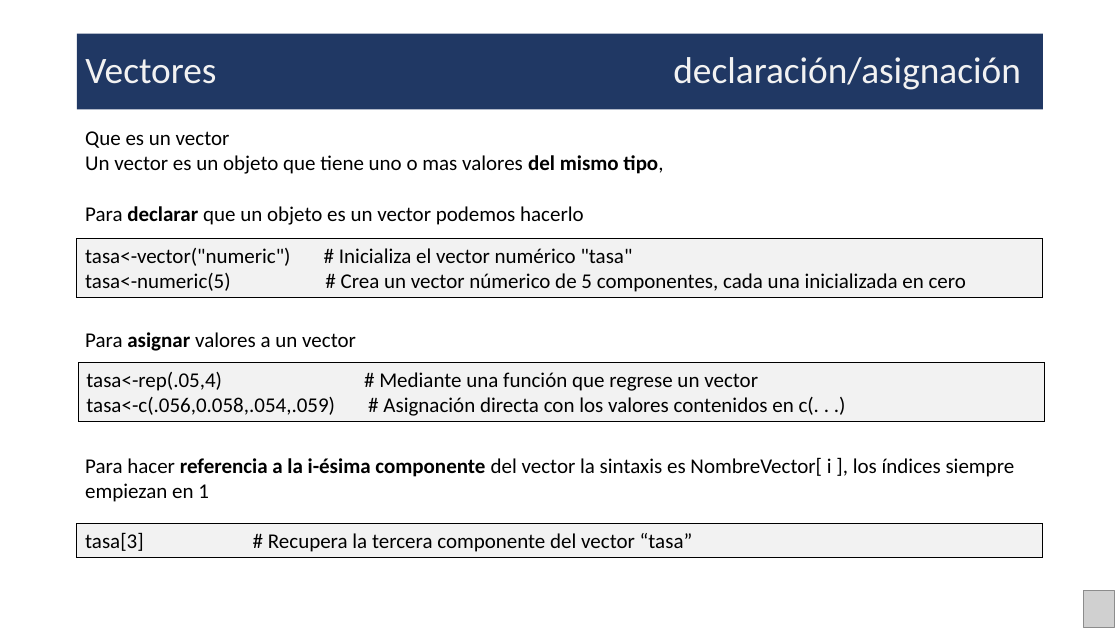
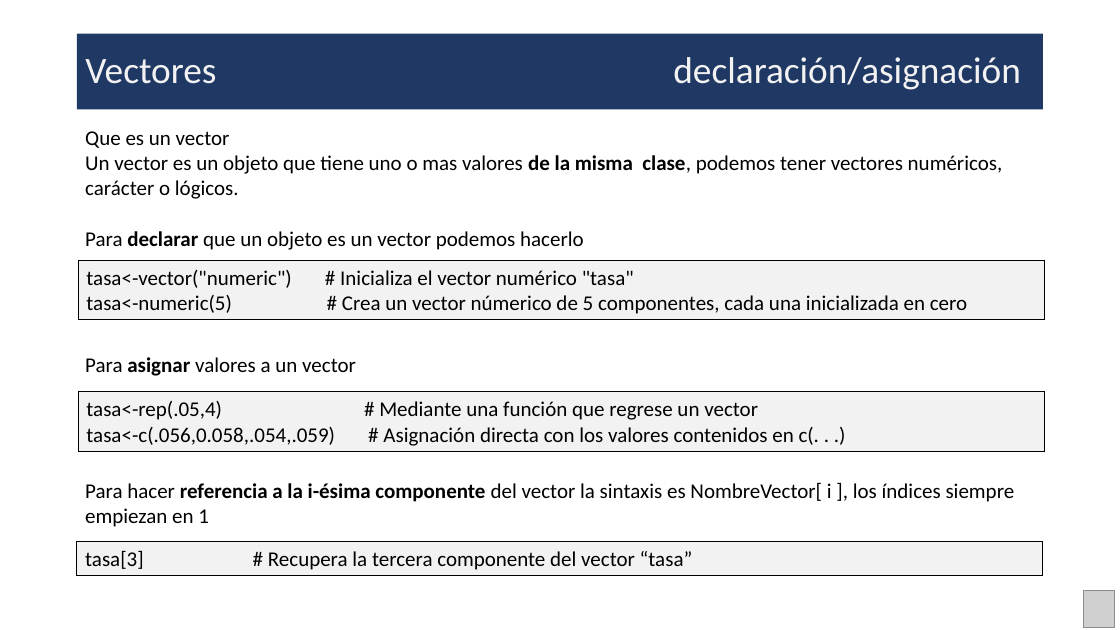
Before and after one commit to DeltaWiseC/PAct01, a slide deck: slide 12 of Presentacion.pptx. Drawn at 1120x630 pixels with LibreOffice and Linux fonts; fonts in the diff are those of the drawing; grey boxes stand for pictures. Boxes give left, top, right and bottom in pixels: in the first picture for what was removed or moved away, otherwise in the second. Text is boxed around its words. In the diff, an @@ line names an element or a change of style, - is before the commit and + after.

```diff
--- a/Presentacion.pptx
+++ b/Presentacion.pptx
@@ text at box(85, 155, 1003, 199): text changed @@
-Un vector es un objeto que tiene uno o mas valores del mismo tipo,
+Un vector es un objeto que tiene uno o mas valores de la misma clase, podemos tener vectores numéricos, carácter o lógicos.
@@ rectangle "tasa<-vector("numeric") # Inicializa el vector ...": place and size @@
-rectangle "tasa<-vector("numeric") # Inicializa el vector ..." at box(77, 239, 1044, 298)
+rectangle "tasa<-vector("numeric") # Inicializa el vector ..." at box(78, 260, 1044, 320)
@@ rectangle "tasa<-rep(.05,4) # Mediante una función ...": place and size @@
-rectangle "tasa<-rep(.05,4) # Mediante una función ..." at box(78, 362, 1044, 422)
+rectangle "tasa<-rep(.05,4) # Mediante una función ..." at box(78, 392, 1044, 452)
@@ rectangle "tasa[3] # Recupera la tercera ...": place and size @@
-rectangle "tasa[3] # Recupera la tercera ..." at box(77, 523, 1044, 557)
+rectangle "tasa[3] # Recupera la tercera ..." at box(77, 542, 1044, 576)
```
Also in this commit, not shown: 4 other slides changed, 7 slides added, 2 slides removed, 5 other files.
